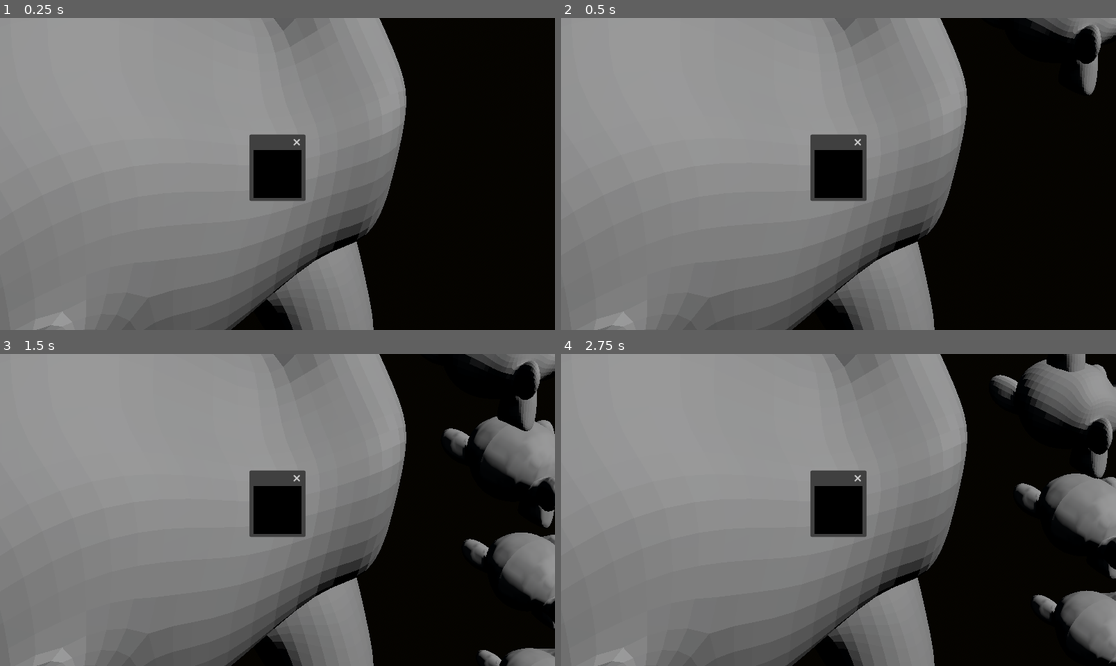
Above: before the commit, frames 1-4 (two rows, left to right).
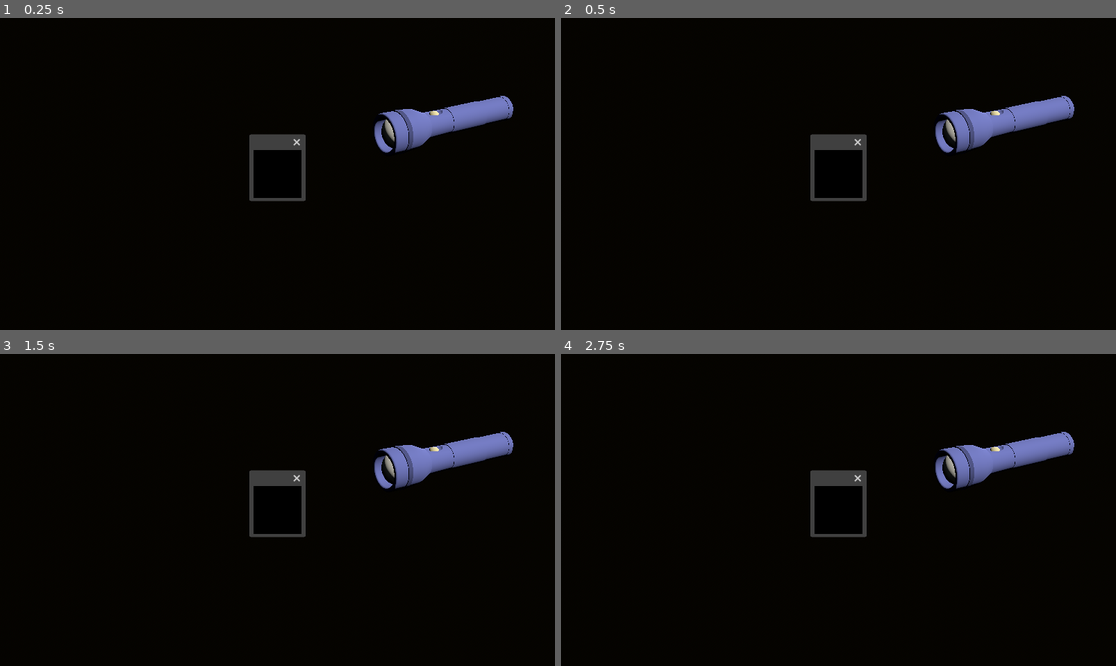
Above: after the commit, the same moments.

Repository: shBLOCK/WorldCube
Game: Godot game, scene res://src/flip_go_demo.tscn
The game is run twice, just before and just after one commit, with the same random seed, the same clock (stepped at 60 frames per second) and the same inputs.
Inputs (mouse positions are in pixels of both pictures, inside the frame that each line leads up to):
- Up to frame 1 (0.25 s): no input
- Up to frame 2 (0.5 s): no input
- Up to frame 3 (1.5 s): tap Enter at 0.5 s; move the mouse to (399, 494) at 0.52 s; hold Up (ui_up) 0.53-1.25 s; tap O at 0.6 s; click (399, 494) at 0.67 s; tap Space (ui_select) at 0.77 s; drag from (166, 525) to (249, 572) at 1.27 s
- Up to frame 4 (2.75 s): move the mouse to (894, 441) at 2.02 s; hold Up (ui_up) from 2.03 s (still down); tap Shift at 2.1 s

The runs differ from the first frame. In frame 1, 68% of the frame differs, in the area x 0-93%, y 0-100%; in frame 2, 69%; in frame 3, 74%; in frame 4, 76%, in the area x 0-100%, y 0-100%.

Commit message:
Add flashlight

Diff:
--- /dev/null
+++ b/software/GlassLess3DGodot/src/flashlight.gd
@@ -0,0 +1,66 @@
+# 手电筒
+@tool
+extends Node3D
+
+@export_group("Properties")
+@export var brightness := 2.0:
+	set(value):
+		brightness = value
+		_update_light()
+
+@export var focus := 45:
+	set(value):
+		focus = clamp(value, 10.0, 90.0)
+		_update_light()
+
+@export var colour := Color.WHITE:
+	set(value):
+		colour = value
+		_update_light()
+
+@export var range := 20.0:
+	set(value):
+		range = value
+		_update_light()
+
+@onready var spotlight := $SpotLight3D
+@onready var light_cone := $SpotLight3D/LightCone
+@onready var raycast := $RayCast3D
+
+signal object_illuminated(object: Node3D)
+
+func _ready() -> void:
+	_setup_light()
+	_update_light()
+
+func _setup_light():
+	spotlight.light_energy = brightness
+	spotlight.spot_angle = focus
+	spotlight.light_color = colour
+	spotlight.spot_range = range
+
+	if light_cone and light_cone.get_surface_override_material(0) == null:
+		var cone_material = StandardMaterial3D.new()
+		cone_material.emission = colour * 0.1
+		cone_material.transparency = BaseMaterial3D.TRANSPARENCY_ALPHA
+		cone_material.albedo_color.a = 0.1
+
+		light_cone.set_surface_override_material(0, cone_material)
+
+func _update_light():
+	if not is_node_ready(): return
+
+	spotlight.light_energy = brightness
+	spotlight.spot_angle = focus
+	spotlight.light_color = colour
+	spotlight.spot_range = range
+
+	if light_cone:
+		var cone_mesh = light_cone.mesh as CylinderMesh
+		if cone_mesh == null:
+			cone_mesh = CylinderMesh.new()
+			light_cone.mesh = cone_mesh
+
+		cone_mesh.top_radius = 0.0
+		cone_mesh.bottom_radius = range * tan(deg_to_rad(focus))
+		cone_mesh.height = range
--- a/software/GlassLess3DGodot/src/flip_go_demo.gd
+++ b/software/GlassLess3DGodot/src/flip_go_demo.gd
@@ -5,10 +5,6 @@
 var right_eye_3d := Vector3.ZERO
 
 @onready var world_scene := $World
-
-@export var ball_scene: PackedScene
-@export var launch_velocity := Vector3(0, 0, 5)
-@export var spawn_interval := 0.1
 
 func _eye_tracking_conn_thread_main():
 	var json := JSON.new()
@@ -29,12 +25,6 @@
 
 func _ready() -> void:
 	_eye_tracking_conn_thread.start(_eye_tracking_conn_thread_main)
-
-	var timer = Timer.new()
-	timer.wait_time = spawn_interval
-	timer.timeout.connect(_spawn_ball)
-	timer.autostart = true
-	add_child(timer)
 
 @onready var FG_A_VP := %FG_A_VP
 @onready var FG_B_VP := %FG_B_VP
@@ -72,14 +62,3 @@
 	FG_B_VP.position = FG_B_VP.real_position * FG_SCALE
 	FG_B_VP.size = FG_B_VP.real_size * FG_SCALE
 	FG_B_VP.quaternion = FG_B_VP.real_quaternion
-
-func _spawn_ball():
-	var ball = ball_scene.instantiate()
-	world_scene.add_child(ball)
-	var spawn_position = FG_B_VP.position + FG_B_VP.real_quaternion * Vector3(0, 0, 2.0)
-	var target_pos = FG_A_VP.real_position
-	#var launch_direction = (target_pos - spawn_position).normalized()
-	var launch_direction = FG_B_VP.quaternion * Vector3(0, 0, 1)
-
-	ball.global_position = spawn_position
-	ball.linear_velocity = launch_direction * 15 + Vector3(0, 5, 0)
--- a/software/GlassLess3DGodot/src/flip_go_demo.tscn
+++ b/software/GlassLess3DGodot/src/flip_go_demo.tscn
@@ -3,9 +3,9 @@
 [ext_resource type="Script" uid="uid://d11lvn2tbhhaj" path="res://src/flip_go_demo.gd" id="1_nlti7"]
 [ext_resource type="PackedScene" uid="uid://i6wdj58djpb1" path="res://src/viewport_3d_container.tscn" id="2_f58xw"]
 [ext_resource type="ArrayMesh" uid="uid://b643gd7fxavi5" path="res://assets/tmp/susan3.obj" id="2_h7e3i"]
-[ext_resource type="PackedScene" uid="uid://rs4i3wlcq0j8" path="res://src/球.tscn" id="2_j8yuq"]
 [ext_resource type="PackedScene" uid="uid://bsfpmwacnlbjj" path="res://assets/tmp/裸眼3d桌游.fbx" id="3_bsn5f"]
 [ext_resource type="PackedScene" uid="uid://cl4bwijjge0hr" path="res://src/viewport_3d.tscn" id="3_h7e3i"]
+[ext_resource type="PackedScene" uid="uid://c4wsqok1lyjyl" path="res://src/特性.tscn" id="5_i14wk"]
 
 [sub_resource type="PhysicalSkyMaterial" id="PhysicalSkyMaterial_h7e3i"]
 
@@ -24,12 +24,11 @@
 
 [node name="FlipGoDemo" type="Node"]
 script = ExtResource("1_nlti7")
-ball_scene = ExtResource("2_j8yuq")
 
 [node name="World" type="Node3D" parent="."]
 
 [node name="Susan3" type="MeshInstance3D" parent="World"]
-transform = Transform3D(8, 0, 0, 0, 7.76156, 1.93862, 0, -1.93862, 7.76156, 0, 3.28979, -15.4421)
+transform = Transform3D(8, 0, 0, 0, 7.76156, 1.93862, 0, -1.93862, 7.76156, 0, 3.28979, -28.0088)
 ignore_occlusion_culling = true
 mesh = ExtResource("2_h7e3i")
 skeleton = NodePath("../..")
@@ -43,6 +42,12 @@
 [node name="裸眼3d桌游" parent="World" instance=ExtResource("3_bsn5f")]
 transform = Transform3D(-0.844182, 0, -0.773551, 0, 1.145, 0, 0.773551, 0, -0.844182, -0.03, 3, -11.11)
 visible = false
+
+[node name="特性" parent="World" instance=ExtResource("5_i14wk")]
+transform = Transform3D(1, 0, 0, 0, 1, 0, 0, 0, 1, 0, 3.83763, -3.45307)
+brightness = 10.0
+focus = 10
+range = 50.0
 
 [node name="FG_A_Window" type="Window" parent="."]
 unique_name_in_owner = true
--- /dev/null
+++ b/software/GlassLess3DGodot/src/特性.tscn
@@ -0,0 +1,29 @@
+[gd_scene load_steps=4 format=3 uid="uid://c4wsqok1lyjyl"]
+
+[ext_resource type="Script" uid="uid://bqojqqusp4gvr" path="res://src/flashlight.gd" id="1_yxt3a"]
+[ext_resource type="PackedScene" uid="uid://b1iiw5d0bh8u5" path="res://assets/tmp/flashlightfbx.fbx" id="2_0rrp3"]
+
+[sub_resource type="CylinderMesh" id="CylinderMesh_0rrp3"]
+top_radius = 0.0
+bottom_radius = 8.81635
+height = 50.0
+
+[node name="Flashlight" type="Node3D"]
+script = ExtResource("1_yxt3a")
+
+[node name="SpotLight3D" type="SpotLight3D" parent="."]
+transform = Transform3D(1, 0, 0, 0, 1, 0, 0, 0, 1, 0, 0, -4.13603)
+spot_range = 20.9466
+spot_angle = 27.4461
+
+[node name="LightCone" type="MeshInstance3D" parent="SpotLight3D"]
+transform = Transform3D(1, 0, 0, 0, 5.11946e-08, -1, 0, 0.390399, 1.31134e-07, 0, 0, -9.11158)
+visible = false
+mesh = SubResource("CylinderMesh_0rrp3")
+
+[node name="RayCast3D" type="RayCast3D" parent="."]
+
+[node name="AudioStreamPlayer3D" type="AudioStreamPlayer3D" parent="."]
+
+[node name="Body" parent="." instance=ExtResource("2_0rrp3")]
+transform = Transform3D(20, 0, 0, 0, -8.74228e-07, 20, 0, -20, -8.74228e-07, 0, 0, 0)
Binary file added: software/GlassLess3DGodot/assets/tmp/flashlightfbx.fbx
Not shown, added: software/GlassLess3DGodot/assets/tmp/flashlightfbx.fbx.import
Not shown, added: software/GlassLess3DGodot/src/flashlight.gd.uid
